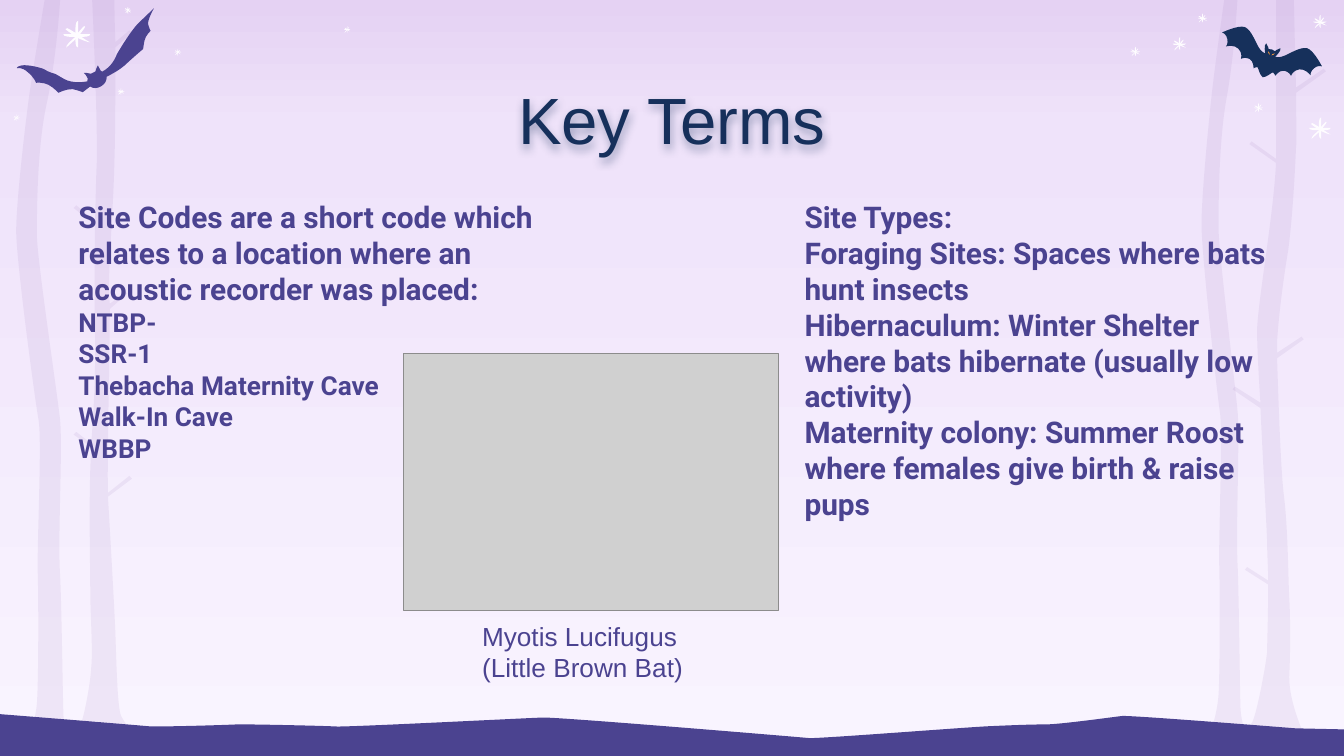
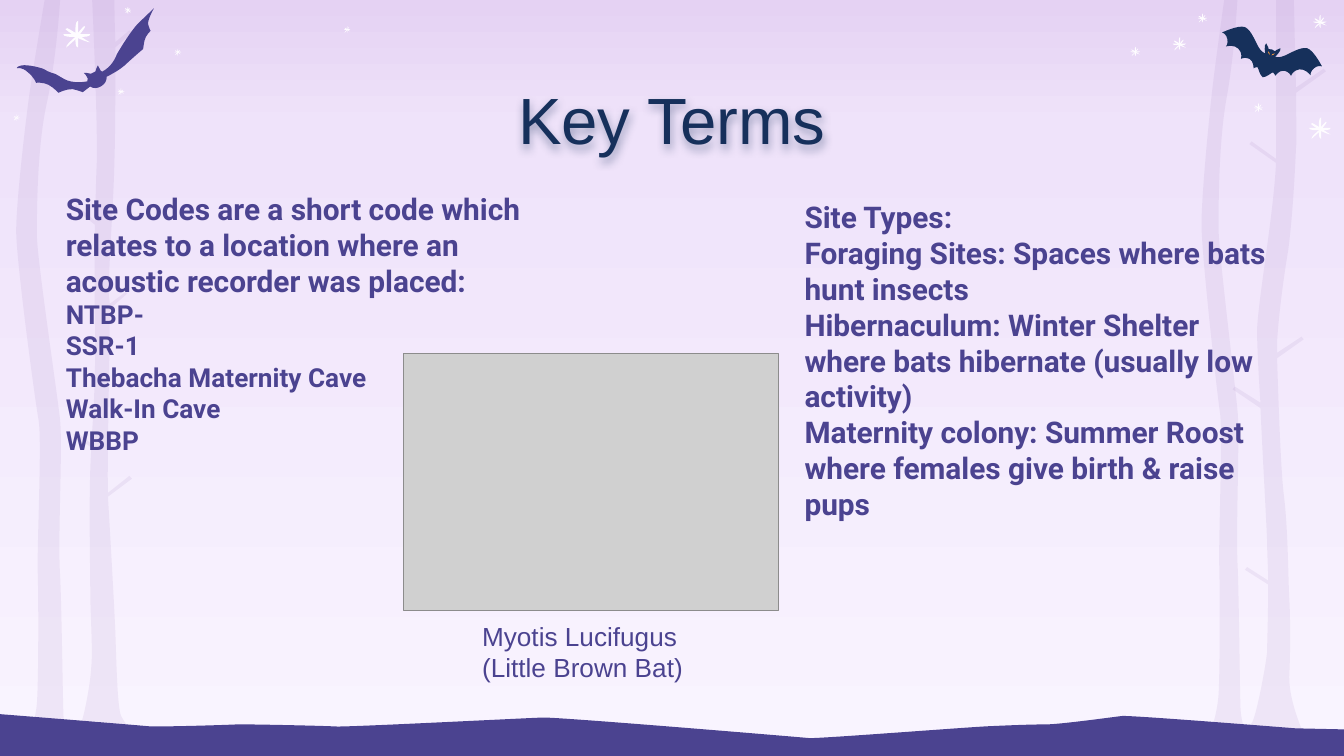
Before and after one commit to ziruizhengandrew/BIS15L_W2026_Group-7, a slide deck: slide 3 of Canadian Bat Phenology Group 7.pptx. Drawn at 1344x756 pixels with LibreOffice and Linux fonts; fonts in the diff are those of the drawing; grey boxes stand for pictures. Boxes give left, top, right and bottom in pixels: in the first picture for what was removed or moved away, otherwise in the second. Text is boxed around its words. In the diff, an @@ line names an element or a change of style, - is before the commit and + after.

```diff
--- a/Canadian Bat Phenology Group 7.pptx
+++ b/Canadian Bat Phenology Group 7.pptx
@@ text "Site Codes are a short ...": place and size @@
-text "Site Codes are a short ..." at [78, 205, 533, 458]
+text "Site Codes are a short ..." at [66, 197, 520, 450]
```
Also in this commit, not shown: 2 other slides changed, 1 slide added, 1 slide removed, 2 other files.
